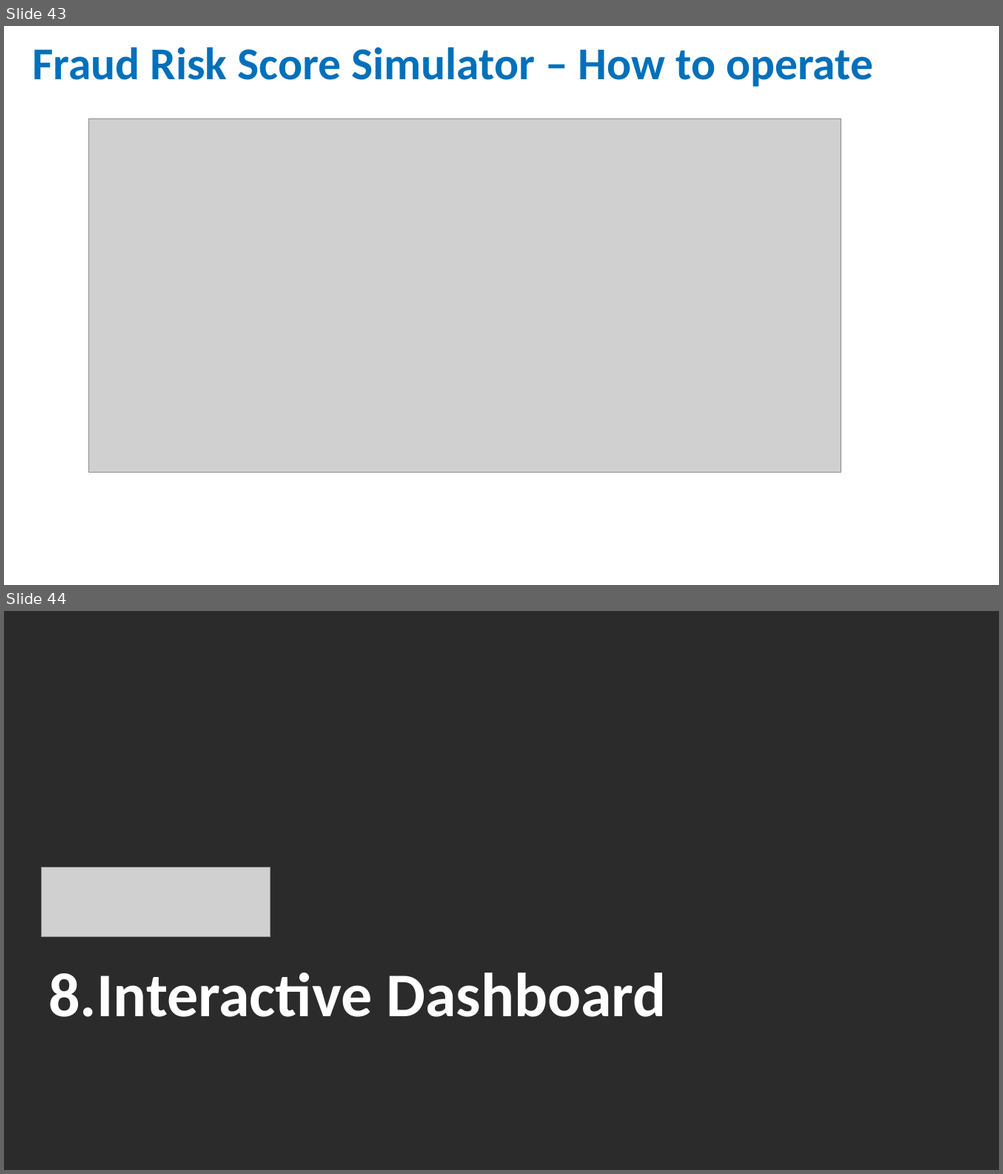
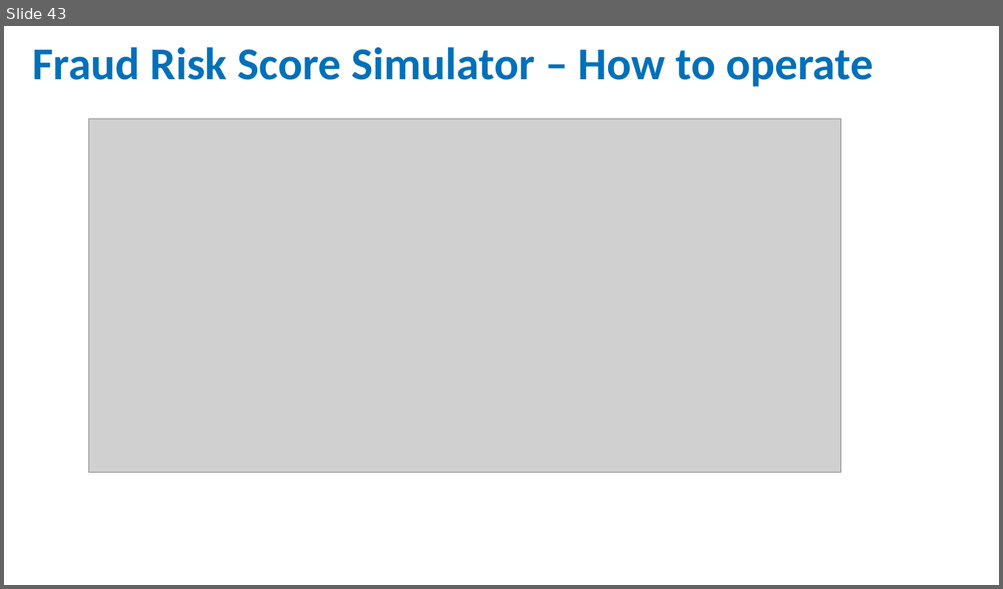
Before and after one commit to IgorQueiroz23031988/Walmart-Delivery-Fraud-Detection, a slide deck: presentation/Walmart - Fraud Risk Analysis in Delivery Operations.pptx. Shown one above the other, each under a label of ours: slides 43 and 44 before the commit, slide 43 after it. The pictures are 1003x1174 and 1003x589 pixels, drawn with LibreOffice and Linux fonts; fonts in the diff are those of the drawing; grey boxes stand for pictures; background and template pictures are left out; a plain dark background stands for a picture behind light text. Boxes give left, top, right and bottom in pixels: in the first picture for what was removed or moved away, otherwise in the second. Text is boxed around its words. In the diff, an @@ line names an element or a change of style, - is before the commit and + after.

```diff
--- a/presentation/Walmart - Fraud Risk Analysis in Delivery Operations.pptx
+++ b/presentation/Walmart - Fraud Risk Analysis in Delivery Operations.pptx
@@ slide 44 removed at (4,611,999,1170), background picture (left out) @@
@@ picture removed at (41,867,270,937) @@
@@ title removed at (48,973,666,1017) @@
-8.Interactive Dashboard
```
Also in this commit, not shown: 2 slides changed, 2 slides added, 2 other slides removed, 19 other files.
